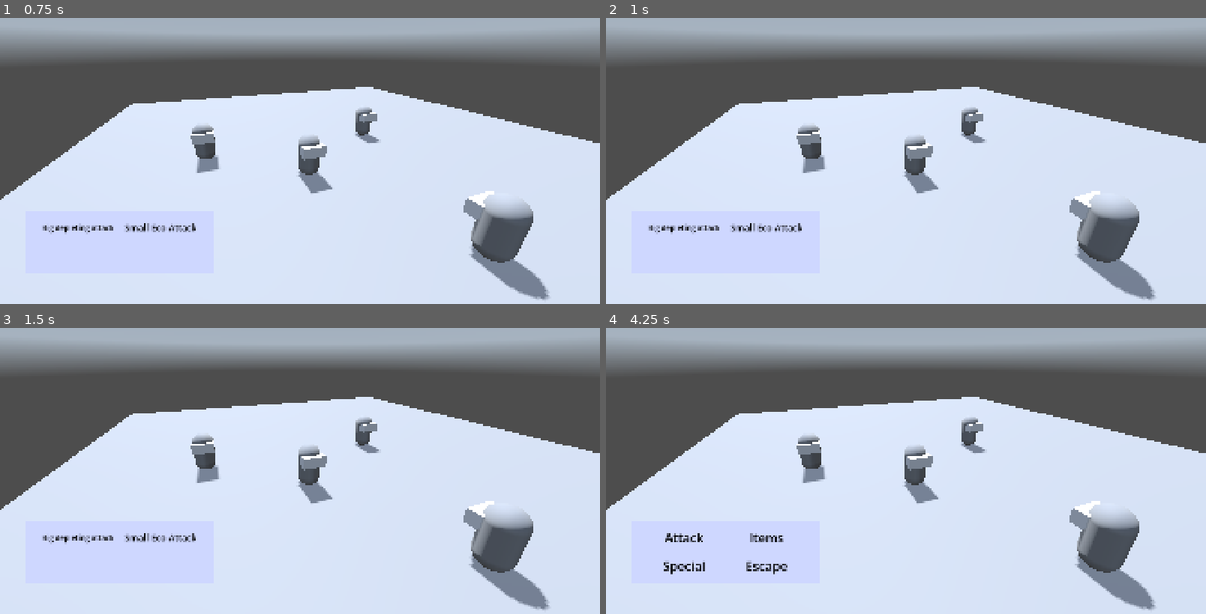
Above: before the commit, frames 1-4 (two rows, left to right).
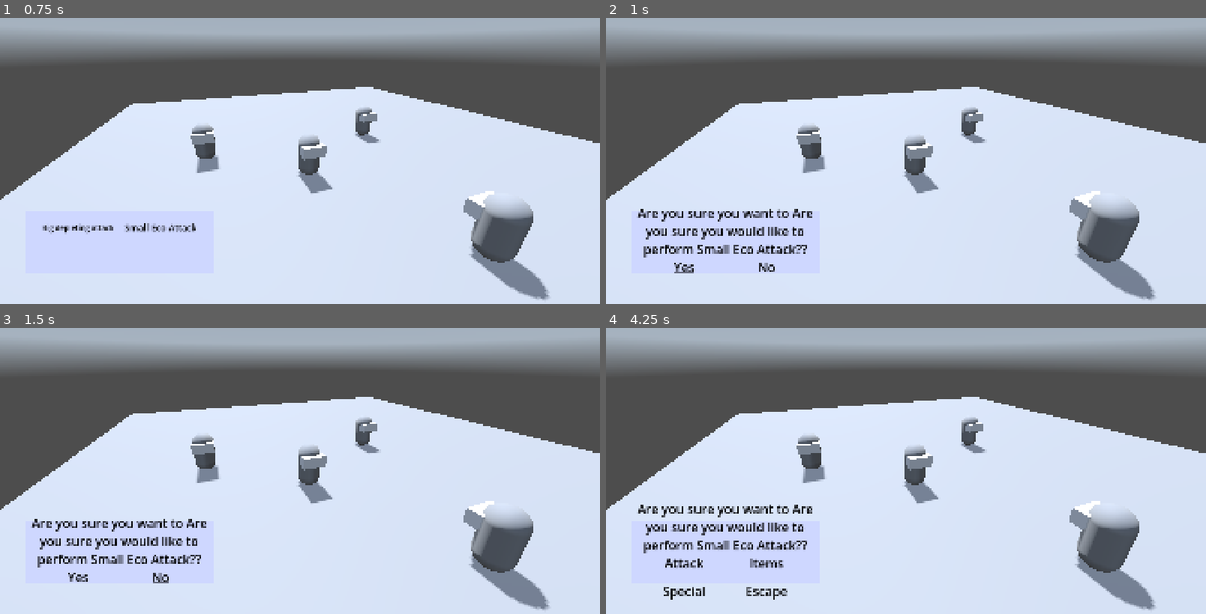
Above: after the commit, the same moments.

Repository: Kaympe20/somneria
Game: Godot game, scene res://views/battle/battle.tscn
Two runs of this game, one before a commit and one after it. Both use one fixed random seed, a clock stepped at 60 frames per second and the inputs below. This scene is started directly instead of the project's main scene. A sky picture missing from this copy of the repository is replaced by a grey-blue gradient.
Inputs (mouse positions are in pixels of both pictures, inside the frame that each line leads up to):
- Up to frame 1 (0.75 s): tap Enter (ui_accept) at 0.5 s; move the mouse to (78, 226) at 0.52 s; hold Right (right) from 0.53 s (still down)
- Up to frame 2 (1 s): keep holding Right (right); tap Space (jump) at 0.77 s
- Up to frame 3 (1.5 s): tap Enter (ui_accept) at 1.25 s; move the mouse to (162, 536) at 1.27 s; release Right (right) at 1.28 s; hold S (back) from 1.28 s (still down)
- Up to frame 4 (4.25 s): tap Space (jump) at 1.52, 3.02, 3.77 s; tap Enter (ui_accept) at 2, 2.75, 3.5 s; move the mouse to (684, 565) at 2.02 s; release S (back) at 2.03 s; hold Right (right) 2.03-2.78 s; move the mouse to (768, 565) at 2.77 s; hold W (forward) 2.78-3.53 s; move the mouse to (1086, 496) at 3.52 s; hold A (left) from 3.53 s (still down); tap Escape (ui_cancel) at 4.15 s

Frame 1 is identical in both runs. In frame 2, 1.8% of the frame differs, in the area x 5-35%, y 66-90%; in frame 3, 1.8%; in frame 4, 2.4%, in the area x 5-35%, y 61-96%.
Error after the commit: Assertion failed: error running runConfirmation(): isConfirmation is already true (res://views/battle/menu.gd:59)

Commit message:
displaying confirmation and refactor to not have battle managing the menu rendering

Diff:
--- a/views/battle/battle.gd
+++ b/views/battle/battle.gd
@@ -1,11 +1,4 @@
-#TODO Refactor into "Menu" node for improved code clarity
-
 extends Node3D
-
-signal renderMenuItems(options: Array[String]);
-
-var isConfirmation: bool = false;
-signal confirmationRequested(confirmationAction: String);
 
 enum menuScreens {
 	main,
@@ -25,43 +18,10 @@
 	Bus.newBattle.connect(newBattle);
 	Bus.newBattle.emit("house",["example", "example", "example"] as Array[String]);
 
-# Called every frame. 'delta' is the elapsed time since the previous frame.
-func _process(delta: float) -> void:
-	if displayedMenuScreen != currentMenuScreen:
-		var itemsToRender: Array[String];
-		match currentMenuScreen:
-			menuScreens.main: itemsToRender = ["Attack", "Items", "Special", "Escape"] as Array[String];
-			menuScreens.attack: itemsToRender = PlayerData.getAttacks();
-
-		displayedMenuScreen = currentMenuScreen;
-		renderMenuItems.emit(itemsToRender);
-
 func newBattle(backgroundName: String, enemyNames: Array[String]):
-	renderMenuItems.emit(["Attack", "Items", "Special", "Escape"] as Array[String]);
-
 	MovingParts.loadEnemies(enemyNames);
 	$Enemies.spawnEnemies(enemyNames);
 	$WorldEnvironment.environment.sky.sky_material.panorama = load("res://assets/backgrounds/battle/%s.exr" % backgroundName);
 
 	await MovingParts.finishedIntro;
 	Intro.hide();
-
-func getPlayerAttacks() -> Array:
-	return [];
-
-func _on_option_select(option: int) -> void:
-	print("optionSelected(%s) recieved" % option);
-	if option == 4:
-		currentMenuScreen = menuScreens.main;
-		return;
-	match currentMenuScreen:
-		menuScreens.main: match option:
-			0: currentMenuScreen = menuScreens.attack;
-			1: currentMenuScreen = menuScreens.items;
-			2: currentMenuScreen = menuScreens.special;
-			3: currentMenuScreen = menuScreens.escape;
-
-func runConfirmation(thingToConfirm: String):
-	assert(!isConfirmation, "error running runConfirmation(): isConfirmation is already true");
-	isConfirmation = true;
-	confirmationRequested.emit(thingToConfirm);
--- a/views/battle/battle.tscn
+++ b/views/battle/battle.tscn
@@ -4,9 +4,11 @@
 [ext_resource type="Script" uid="uid://bpcoadg1nx28" path="res://views/battle/battle.gd" id="1_qkadb"]
 [ext_resource type="Script" uid="uid://c2cx2m2py61vc" path="res://views/battle/enemies.gd" id="2_ha4bs"]
 [ext_resource type="Script" uid="uid://bapuo20imf482" path="res://views/battle/intro.gd" id="4_82wna"]
+[ext_resource type="Script" uid="uid://bhreqc3ga783a" path="res://views/battle/menu.gd" id="4_rwkki"]
 [ext_resource type="Script" uid="uid://bgtcyv1qpbrfq" path="res://views/battle/label.gd" id="4_twn4g"]
+[ext_resource type="Script" uid="uid://bbvdowujbw4e6" path="res://views/battle/menuContainer.gd" id="4_xyd4w"]
 [ext_resource type="Texture2D" uid="uid://cjssiq1cqyu4t" path="res://assets/characters/miku/miku.png" id="5_hnff8"]
-[ext_resource type="Script" uid="uid://d4d3ut21h6x3t" path="res://views/battle/menu/gridContainer.gd" id="6_hnff8"]
+[ext_resource type="Script" uid="uid://d4d3ut21h6x3t" path="res://views/battle/menu/menuItems.gd" id="6_hnff8"]
 [ext_resource type="PackedScene" uid="uid://8gqru2aqg5oc" path="res://views/battle/menu/menuItem.tscn" id="7_je4tf"]
 
 [sub_resource type="PanoramaSkyMaterial" id="PanoramaSkyMaterial_ha4bs"]
@@ -93,7 +95,7 @@
 
 [node name="ui" type="CanvasLayer" parent="." unique_id=1328586048]
 
-[node name="Menu" type="Control" parent="ui" unique_id=890517559]
+[node name="MenuContainer" type="Control" parent="ui" unique_id=890517559]
 layout_mode = 3
 anchors_preset = 15
 anchor_right = 1.0
@@ -104,8 +106,9 @@
 offset_bottom = -99.0
 grow_horizontal = 2
 grow_vertical = 2
-
-[node name="ColorRect" type="ColorRect" parent="ui/Menu" unique_id=1502454923]
+script = ExtResource("4_xyd4w")
+
+[node name="ColorRect" type="ColorRect" parent="ui/MenuContainer" unique_id=1502454923]
 layout_mode = 1
 anchors_preset = 15
 anchor_right = 1.0
@@ -114,7 +117,7 @@
 grow_vertical = 2
 color = Color(0.80784315, 0.84313726, 1, 1)
 
-[node name="VBoxContainer" type="VBoxContainer" parent="ui/Menu" unique_id=2042993996]
+[node name="Menu" type="VBoxContainer" parent="ui/MenuContainer" unique_id=2042993996]
 layout_mode = 1
 anchors_preset = 15
 anchor_right = 1.0
@@ -123,8 +126,9 @@
 grow_vertical = 2
 theme_override_constants/separation = -10
 alignment = 1
-
-[node name="Label" type="Label" parent="ui/Menu/VBoxContainer" unique_id=775182786]
+script = ExtResource("4_rwkki")
+
+[node name="ConfirmationText" type="Label" parent="ui/MenuContainer/Menu" unique_id=775182786]
 visible = false
 custom_minimum_size = Vector2(0, 70)
 layout_mode = 2
@@ -133,9 +137,10 @@
 text = "Are you sure you want to <InsertActionHere>?"
 horizontal_alignment = 1
 vertical_alignment = 1
+autowrap_mode = 3
 script = ExtResource("4_twn4g")
 
-[node name="Menu" type="GridContainer" parent="ui/Menu/VBoxContainer" unique_id=736824693]
+[node name="MenuItems" type="GridContainer" parent="ui/MenuContainer/Menu" unique_id=736824693]
 layout_mode = 2
 size_flags_horizontal = 4
 size_flags_vertical = 6
@@ -238,6 +243,7 @@
 grow_vertical = 2
 theme_override_constants/separation = 10
 
-[connection signal="confirmationRequested" from="." to="ui/Menu/VBoxContainer/Label" method="_on_confirmation_requested"]
-[connection signal="renderMenuItems" from="." to="ui/Menu/VBoxContainer/Menu" method="renderItems"]
-[connection signal="optionSelected" from="ui/Menu/VBoxContainer/Menu" to="." method="_on_option_select"]
+[connection signal="confirmationRequested" from="ui/MenuContainer/Menu" to="ui/MenuContainer/Menu/ConfirmationText" method="_on_confirmation_requested"]
+[connection signal="confirmationRequested" from="ui/MenuContainer/Menu" to="ui/MenuContainer/Menu/MenuItems" method="_on_confirmation_request"]
+[connection signal="renderMenuItems" from="ui/MenuContainer/Menu" to="ui/MenuContainer/Menu/MenuItems" method="renderItems"]
+[connection signal="optionSelected" from="ui/MenuContainer/Menu/MenuItems" to="ui/MenuContainer/Menu" method="_on_option_select"]
--- /dev/null
+++ b/views/battle/menu.gd
@@ -0,0 +1,64 @@
+extends Control
+
+signal renderMenuItems(options: Array[String]);
+
+var isConfirmation: bool = false;
+signal confirmationRequested(confirmationAction: String);
+signal confirmationEnded;
+
+enum menuScreens {
+	main,
+	attack,
+	items,
+	special,
+	escape
+}
+var currentMenuScreen = menuScreens.main;
+var displayedMenuScreen = currentMenuScreen;
+
+# Called when the node enters the scene tree for the first time.
+func _ready() -> void:
+	renderMenuItems.emit(["Attack", "Items", "Special", "Escape"] as Array[String]);
+
+# Called every frame. 'delta' is the elapsed time since the previous frame.
+func _process(delta: float) -> void:
+	if displayedMenuScreen != currentMenuScreen:
+		var itemsToRender: Array[String];
+		match currentMenuScreen:
+			menuScreens.main: itemsToRender = ["Attack", "Items", "Special", "Escape"] as Array[String];
+			menuScreens.attack: itemsToRender = PlayerData.getAttacks();
+
+		displayedMenuScreen = currentMenuScreen;
+		renderMenuItems.emit(itemsToRender);
+
+	if Input.is_action_just_pressed("ui_cancel"):
+		endConfirmation();
+
+func _on_option_select(option: int) -> void:
+	print("optionSelected(%s) received" % option);
+	if option == 4:
+		currentMenuScreen = menuScreens.main;
+		return;
+	match currentMenuScreen:
+		menuScreens.main: match option:
+			0: currentMenuScreen = menuScreens.attack;
+			1: currentMenuScreen = menuScreens.items;
+			2: currentMenuScreen = menuScreens.special;
+			3: currentMenuScreen = menuScreens.escape;
+		menuScreens.attack: runConfirmation(PlayerData.getAttacks()[option]);
+
+func runConfirmation(thingToConfirm: String):
+	var confirmationType: String;
+
+	match currentMenuScreen:
+		menuScreens.attack: confirmationType = "perform";
+		menuScreens.items: confirmationType = "use";
+		menuScreens.special: confirmationType = "use the special ability";
+		menuScreens.escape: confirmationType = "attempt";
+
+	assert(!isConfirmation, "error running runConfirmation(): isConfirmation is already true");
+	isConfirmation = true;
+	confirmationRequested.emit("Are you sure you would like to %s %s?" % [confirmationType, thingToConfirm]);
+
+func endConfirmation():
+	isConfirmation = false;
--- a/views/battle/menu/gridContainer.gd
+++ b/views/battle/menu/menuItems.gd
@@ -34,7 +34,8 @@
 		optionSelected.emit(4);
 
 func renderItems(options: Array[String]):
-	assert(options.size() <= 4, "renderOptions recieved an array with more than 4 values.");
+	currentIndex = 0;
+	assert(options.size() <= 4, "renderOptions received an array with more than 4 values.");
 	numItems = options.size();
 
 	for child in get_children():
@@ -86,3 +87,6 @@
 
 func convertToIndex(elementPosition: Vector2) -> int: ## Converts from a 2D vector to an integer index indicating which label a Vector2 refers to
 	return elementPosition.x + (elementPosition.y * -2);
+
+func _on_confirmation_request(confirmationAction: String) -> void:
+	renderItems(["Yes", "No"]);
--- /dev/null
+++ b/views/battle/menuContainer.gd
@@ -0,0 +1 @@
+extends Control
Not shown, added: views/battle/menu.gd.uid
Renamed: views/battle/menu/gridContainer.gd.uid -> views/battle/menu/menuItems.gd.uid
Not shown, added: views/battle/menuContainer.gd.uid
